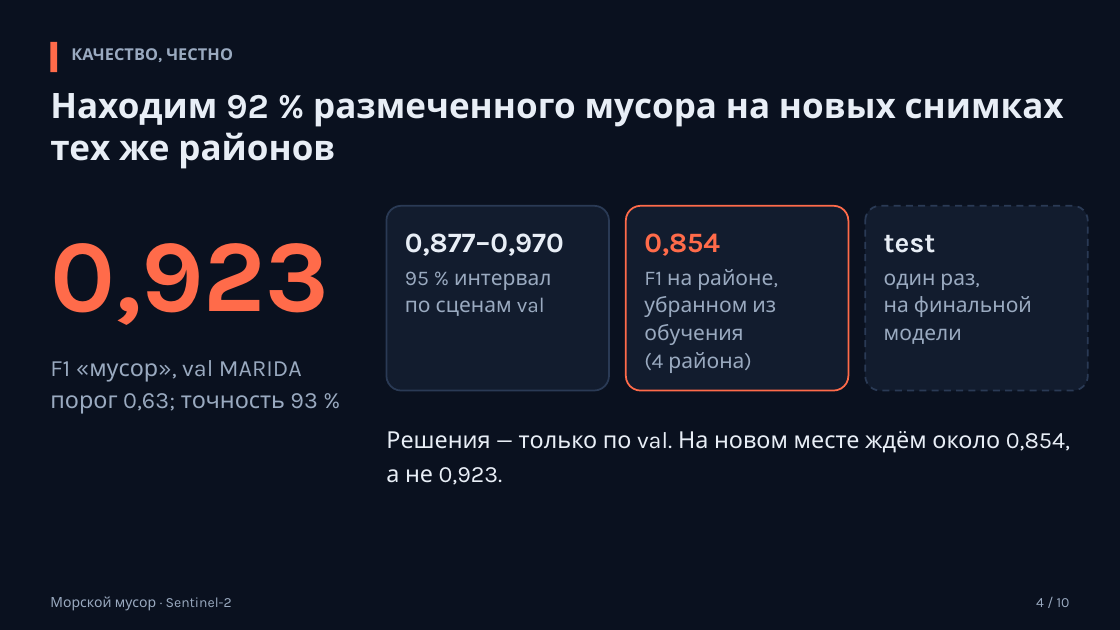
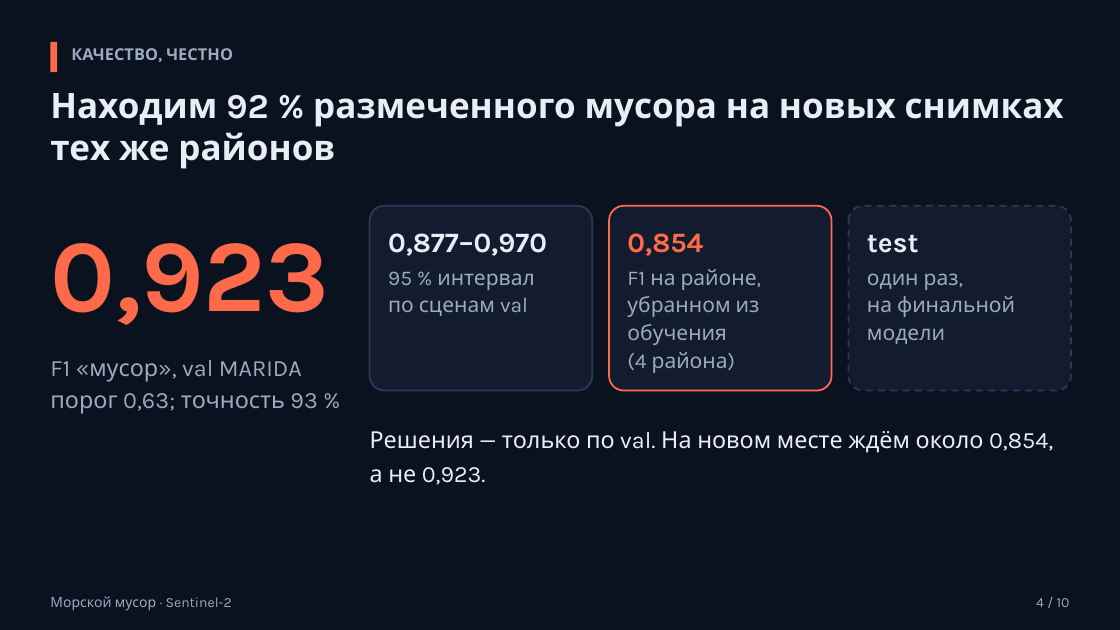
Before and after one commit to azama2t/final-cosmohack, a slide deck: slide 4 of reports/deck.pptx. Drawn at 1120x630 pixels with LibreOffice and Linux fonts; fonts in the diff are those of the drawing. Boxes give left, top, right and bottom in pixels: in the first picture for what was removed or moved away, otherwise in the second. Text is boxed around its words. In the diff, an @@ line names an element or a change of style, - is before the commit and + after.

```diff
--- a/reports/deck.pptx
+++ b/reports/deck.pptx
@@ 7 texts, 3 rounded rectangles: place and size @@
-7 texts, 3 rounded rectangles at box(386, 206, 1088, 485)
+7 texts, 3 rounded rectangles at box(370, 206, 1071, 485)
```
Also in this commit, not shown: 4 other slides changed, 23 other files.
